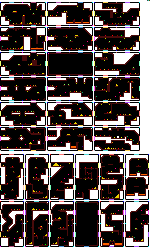
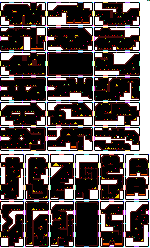
The second (150, 248) image is a revision of the first. Changes to its layers:
added layer "evil_temple.png copy" above "evil_temple.png" over (4, 7, 146, 242)
hid "evil_temple.png" over (4, 7, 146, 242)
